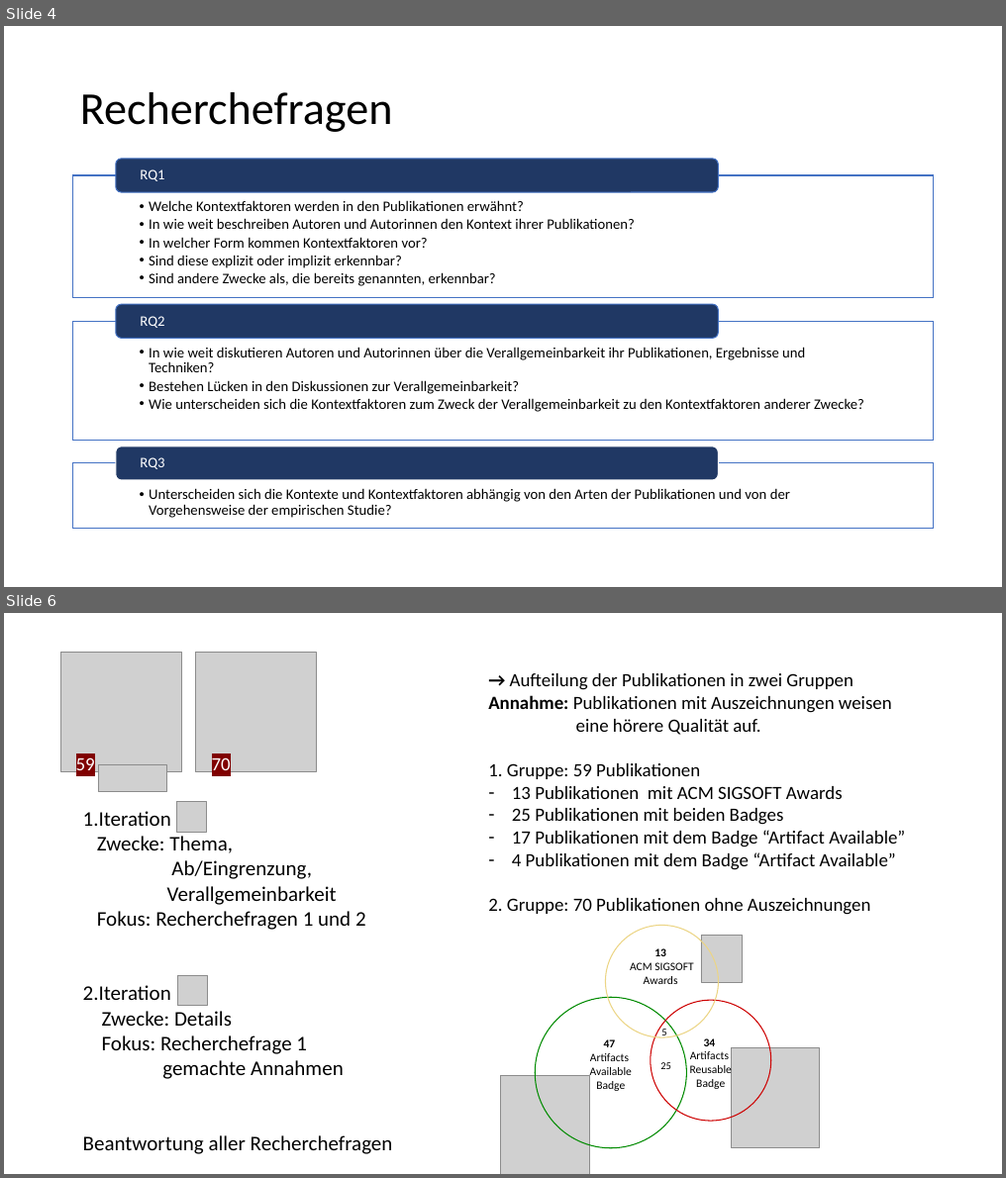
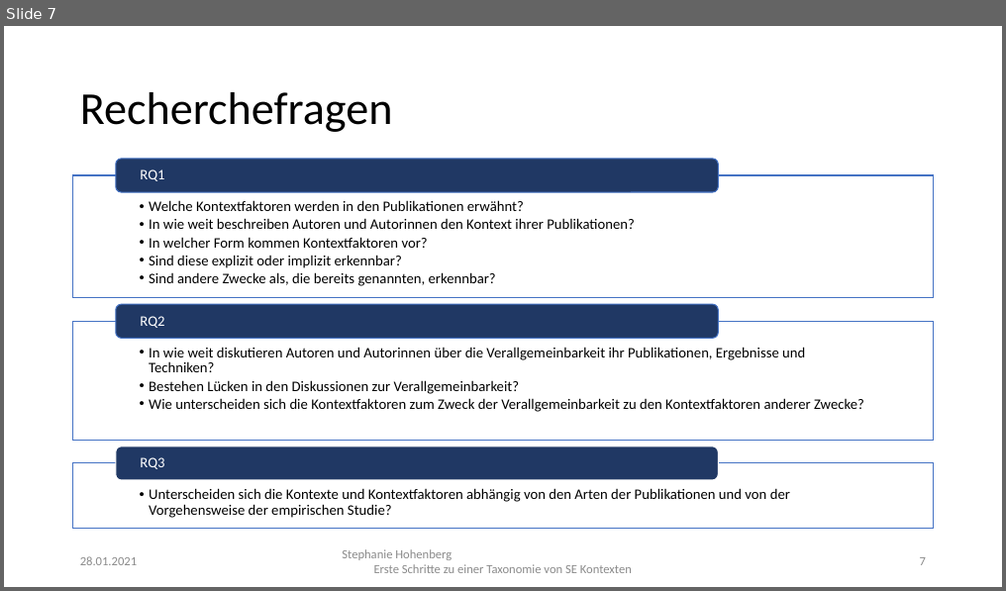
Before and after one commit to StephanieHohenberg/TSEK-Analyzer, a slide deck: documents/presentation.pptx. Shown one above the other, each under a label of ours: slides 4 and 6 before the commit, slide 7 after it; the slides between them are not shown. The pictures are 1006x1178 and 1006x591 pixels, drawn with LibreOffice and Linux fonts; fonts in the diff are those of the drawing; grey boxes stand for pictures. Boxes give left, top, right and bottom in pixels: in the first picture for what was removed or moved away, otherwise in the second. Text is boxed around its words. In the diff, an @@ line names an element or a change of style, - is before the commit and + after.

```diff
--- a/documents/presentation.pptx
+++ b/documents/presentation.pptx
@@ slide 6 removed at (4, 613, 1002, 1174), background #FFFFFF @@
@@ picture removed at (60, 652, 181, 772) @@
@@ picture removed at (196, 652, 316, 772) @@
@@ text removed at (488, 673, 905, 915) @@
-→ Aufteilung der Publikationen in zwei Gruppen
-Annahme: Publikationen mit Auszeichnungen weisen
-eine hörere Qualität auf.
-1. Gruppe: 59 Publikationen
-– 13 Publikationen mit ACM SIGSOFT Awards
-– 25 Publikationen mit beiden Badges
-– 17 Publikationen mit dem Badge “Artifact Available”
-– 4 Publikationen mit dem Badge “Artifact Available”
-2. Gruppe: 70 Publikationen ohne Auszeichnungen
@@ text removed at (76, 758, 95, 770) @@
-59
@@ text removed at (212, 758, 231, 770) @@
-70
@@ picture removed at (98, 764, 167, 792) @@
@@ text removed at (83, 811, 393, 1155) @@
-1.Iteration
-Zwecke: Thema,
-Ab/Eingrenzung,
-Verallgemeinbarkeit
-Fokus: Recherchefragen 1 und 2
-2.Iteration
-Zwecke: Details
-Fokus: Recherchefrage 1
-gemachte Annahmen
-Beantwortung aller Recherchefragen
@@ picture removed at (176, 802, 206, 832) @@
@@ ellipse removed at (606, 925, 719, 1038) @@
-13
-ACM SIGSOFT
-Awards
@@ picture removed at (701, 935, 743, 983) @@
@@ picture removed at (177, 975, 208, 1005) @@
@@ ellipse removed at (535, 998, 687, 1149) @@
-47
-Artifacts
-Available
-Badge
@@ ellipse removed at (650, 1000, 771, 1121) @@
-34
-Artifacts
-Reusable
-Badge
@@ text removed at (661, 1029, 666, 1039) @@
-5
@@ picture removed at (732, 1048, 820, 1149) @@
@@ picture removed at (501, 1075, 589, 1174) @@
@@ text removed at (660, 1062, 671, 1069) @@
-25
@@ what was slide 4 is now slide 7 @@
@@ slide 7 changed as well @@
@@ text added at (80, 557, 137, 566), 12 pt, text #8C8C8C @@
+28.01.2021
@@ text added at (342, 550, 632, 573), 12 pt, text #8C8C8C @@
+Stephanie Hohenberg
+Erste Schritte zu einer Taxonomie von SE Kontexten
@@ page number added at (920, 558, 926, 566), 12 pt, text #8C8C8C @@
+7
```
Also in this commit, not shown: 3 other slides changed, 18 slides added, 2 other slides removed, 2 other files.
